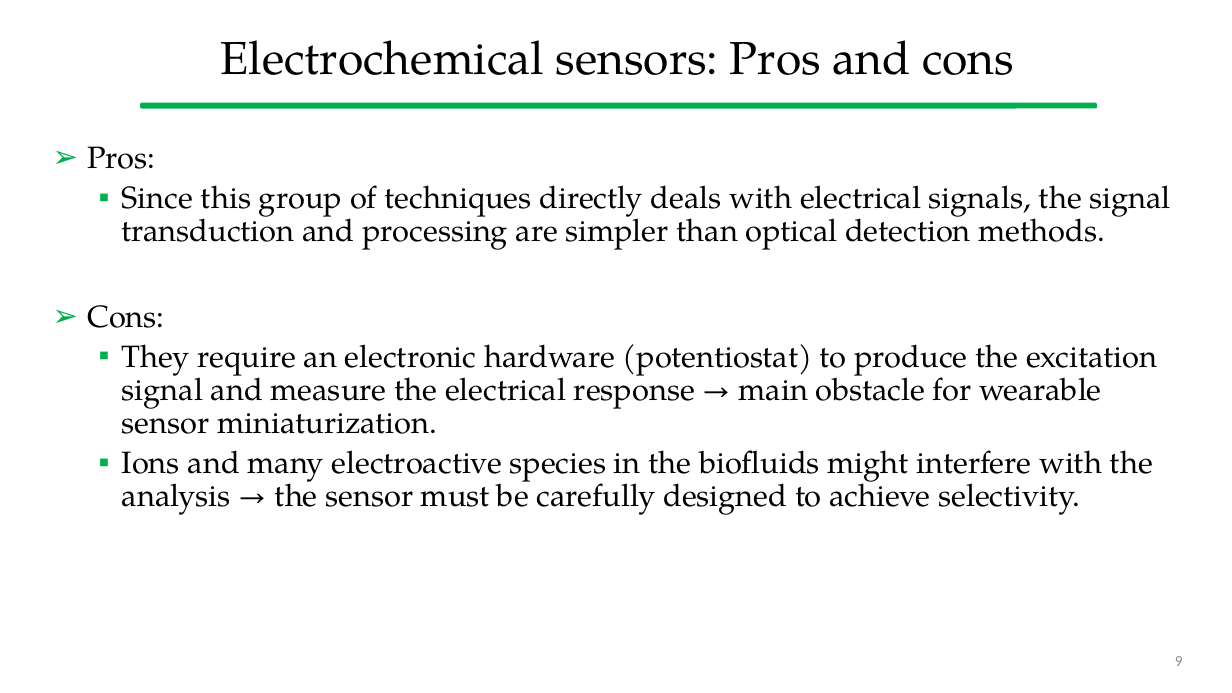
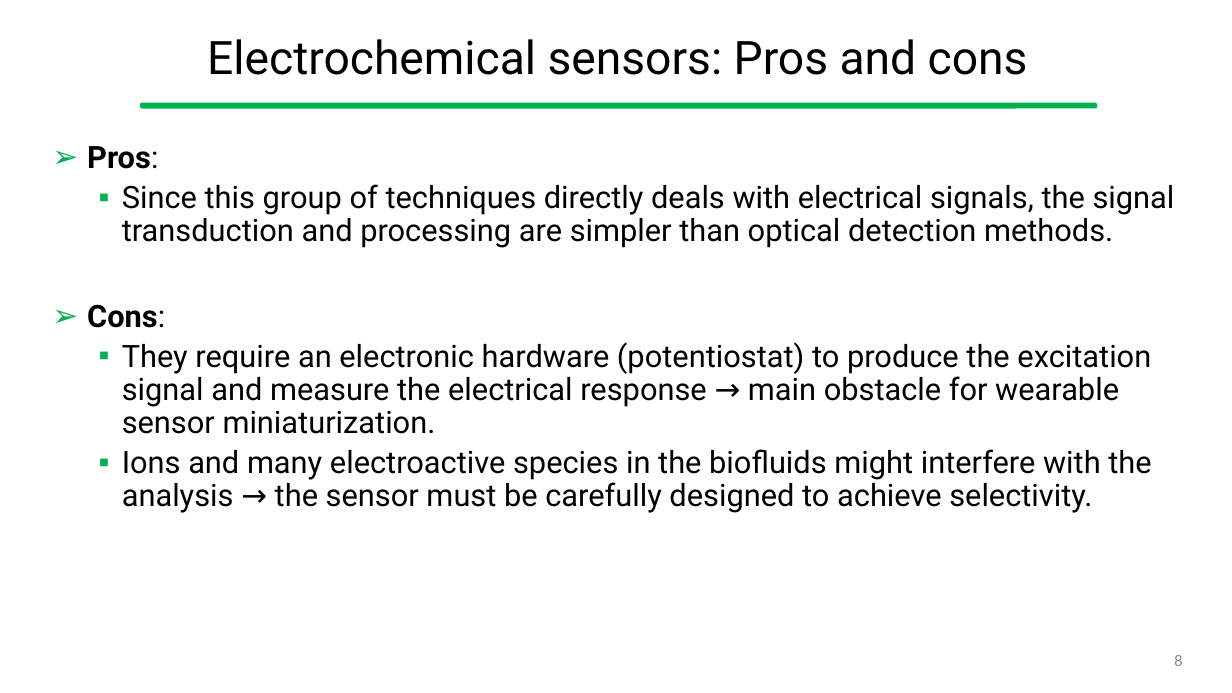
Before and after one commit to gcappon/bwthw, a slide deck: slide 8 of theory_03-wearable_sensors_part_2/theory_03-wearable_sensors_part_2.pptx (slide 9 before the commit). Drawn at 1232x693 pixels with LibreOffice and Linux fonts; fonts in the diff are those of the drawing. Boxes give left, top, right and bottom in pixels: in the first picture for what was removed or moved away, otherwise in the second. Text is boxed around its words. In the diff, an @@ line names an element or a change of style, - is before the commit and + after.

```diff
--- a/theory_03-wearable_sensors_part_2/theory_03-wearable_sensors_part_2.pptx
+++ b/theory_03-wearable_sensors_part_2/theory_03-wearable_sensors_part_2.pptx
@@ title "Electrochemical sensors: Pros and cons" at [207,39,1028,75]: font TeX Gyre Pagella to Roboto @@
@@ text "Pros:" at [87,146,1175,513]: font TeX Gyre Pagella to Roboto; bold on in "Pros:", "Cons:" @@
@@ page number at [1174,655,1183,666]: text changed; font Calibri to Roboto @@
-9
+8
```
Also in this commit, not shown: 33 other slides changed, 1 slide removed, 3 other files.
